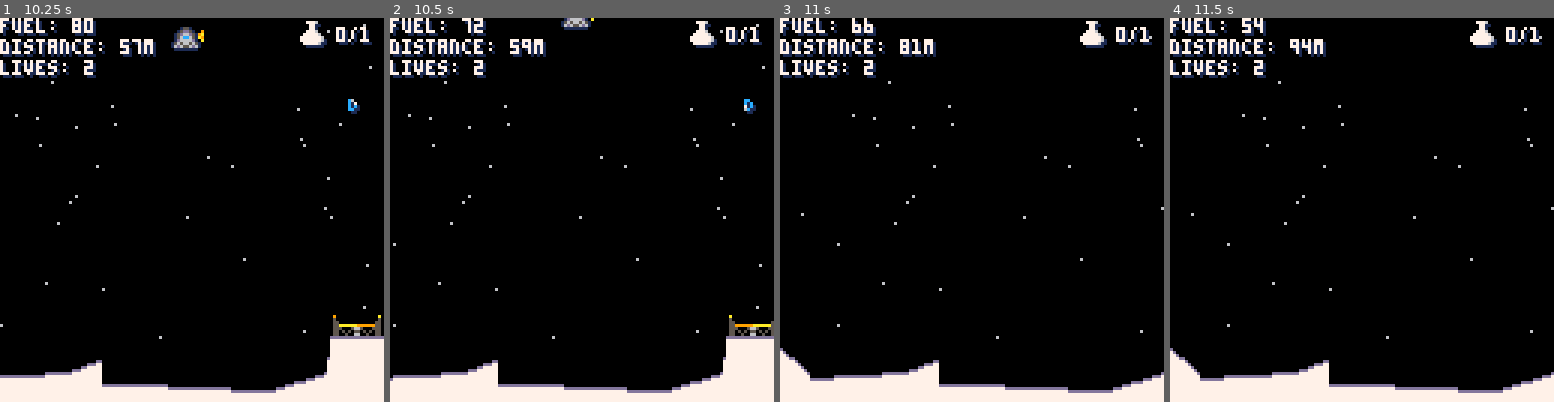
Above: before the commit, frames 1-4 (left to right).
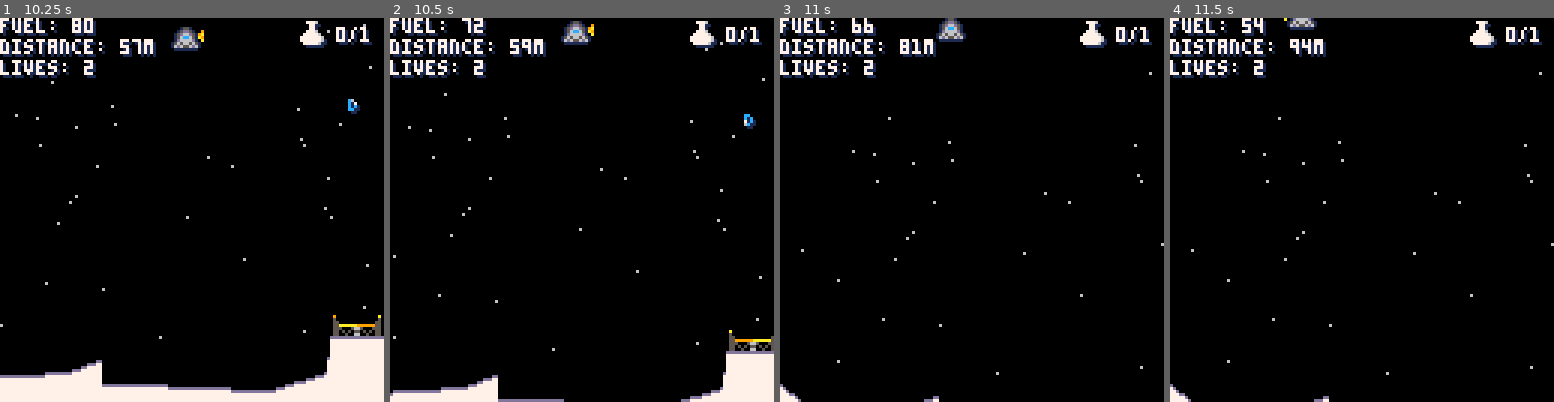
Above: after the commit, the same moments.

Repository: lewsid/moon-missions
Game: PICO-8 cartridge munlander.p8
Same seed, same stepped clock (60 frames per second), same inputs: the game is played once before the commit and once after it.
Inputs:
- Up to frame 1 (10.25 s): tap X (X key) at 0.33, 1.07, 1.85, 2.97, 4.08, 5.2, 6.32, 7.43, 8.55, 9.67 s; hold Right 1.6-2.1 s; hold Up 2.15-2.42 s; hold Right 2.47-3.03 s; hold Left 3.08-3.58 s; hold Right 4.02-4.68 s; hold Up 4.73-5.03 s; hold Left 5.08-5.68 s; hold Right 6.08-6.58 s; hold Right 6.63-7.13 s; hold Up 7.18-7.45 s; hold Right 7.5-8.07 s; hold Left 8.12-8.62 s; hold Right 9.05-9.72 s; hold Up 9.77-10.07 s; hold Left from 10.12 s (still down)
- Up to frame 2 (10.5 s): keep holding Left
- Up to frame 3 (11 s): release Left at 10.72 s; tap X (X key) at 10.78 s
- Up to frame 4 (11.5 s): hold Right from 11.12 s (still down)

Frame 1 is identical in both runs. In frame 2, 5.7% of the frame differs, in the area x 0-100%, y 0-100%; in frame 3, 6.6%; in frame 4, 6.4%.

Commit message:
title screen refinements

Diff:
--- a/munlander.p8
+++ b/munlander.p8
@@ -1,10 +1,10 @@
 pico-8 cartridge // http://www.pico-8.com
 version 29
 __lua__
--- mun lander alpha.0.89
+-- mun lander alpha.0.90
 -- by lewsidboi/smolboigames, 2020
 
-version="a.0.89"
+version="a.0.90"
 
 --game parameters
 config={}
@@ -13,14 +13,22 @@
 levels={}
 death_points={}
 ground_lines={}
-cam={x=0}
+cam={x=0,y=0}
 stars={}
 pad={}
-pickup={height=5,width=4,sprite=35,frames=8,frame=1}
+pickup={height=5,width=4,sprite=35,
+	frames=8,frame=1}
 pickups={}
-intro={moon_y=100}
+intro={moon_sprite=64,moon_y=100,
+	moon_width=16,moon_height=9,
+	logo_sprite=192,logo_width=9,
+	logo_height=3,logo_shown=0,
+	logo_flash=10}
+logo={}
 flag={sprite=2,drop_sprite=7}
-banner={intro=12,subhead=1,start,score=12,good=11,bad=8,left=0,right=128}
+banner={intro=12,subhead=1,start,
+	score=12,good=11,bad=8,left=0,
+	flash=10,right=128}
 
 function _init()
  init_config()
@@ -310,7 +318,7 @@
 function init_level(preserve)
 	reset_timer()
 	config.game_state="levelintro"
-	cam={x=0}
+	cam={x=0,y=0}
 	init_ship(config.start_x,config.start_y,0,.2)
 	init_pad()
 	config.collected=0
@@ -458,6 +466,10 @@
 		--update camera position
 		cam.x=-config.start_x+ship.x
 		ship.on_screen=true
+
+		if(ship.y<0) then
+			cam.y=ship.y
+		end
 	else
 		ship.on_screen=false
 	end
@@ -501,7 +513,7 @@
 	if(ship.x>=pad.x and
 		ship.x<=pad.x+pad.width
 		and flr(ship.y)>=pad.y+4)
-		then
+	then
 		return true
 	end
 	return false
@@ -526,7 +538,7 @@
 	foreach(stars, draw_star)
 
 	if(config.game_state!="gameintro") then
-	 draw_ship()
+		draw_ship()
 		draw_pad()
 		draw_ground()
 		draw_pickups()
@@ -557,20 +569,27 @@
 
 --draw game intro
 function draw_game_intro()
-	spr(64,0,intro.moon_y,16,9)
+	spr(intro.moon_sprite,0,intro.moon_y,
+		intro.moon_width,intro.moon_height)
 
  	--animate moon
 	if(intro.moon_y>70) then
  		intro.moon_y-=1
-	else
-		draw_banner(banner.intro,
-			"mun lander",43,-30,true)
-		draw_banner(banner.subhead,
-			"by smolboi games",32,-20,true)
+ 	else
+ 		--draw logo and info text
+ 		line(0,24,31,24,12)
+ 		line(95,24,128,24,12)
+ 		spr(intro.logo_sprite,28,8,
+ 			intro.logo_width,intro.logo_height)
+		draw_banner(banner.start,
+			"by smolboi games",33,-18,true)
 		draw_banner(banner.subhead,
 			"ver "..version.." 2020",33,64,true)
-		draw_banner(banner.start,
-			"press ❎ to start",31,-5,true)
+
+		if(upkeep.seconds%2<1) then
+			print("[press ❎ to start]",28,54,1)
+ 			print("[press ❎ to start]",27,53,10)
+		end
 	end
 end
 
@@ -578,21 +597,21 @@
 function draw_interface()
 	--status
 	print("fuel: "..ship.fuel,
-		cam.x+1,1,1)
+		cam.x+1,cam.y+1,1)
 	print("fuel: "..ship.fuel,
-		cam.x,0,7)
+		cam.x,cam.y,7)
 	print("distance: "..ceil(pad.x-ship.x+4).."m",
-		cam.x+1,8,1)
+		cam.x+1,cam.y+8,1)
 	print("distance: "..ceil(pad.x-ship.x+4).."m",
-		cam.x,7,7)
+		cam.x,cam.y+7,7)
 	print("lives: "..config.lives,
-		cam.x+1,15,1)
+		cam.x+1,cam.y+15,1)
 	print("lives: "..config.lives,
-		cam.x,14,7)
+		cam.x,cam.y+14,7)
 	print(config.collected.."/"..
-	 #pickups,cam.x+113,4,1)
+		#pickups,cam.x+113,cam.y+4,1)
 	print(config.collected.."/"..
-	 #pickups,cam.x+112,3,7)
+		#pickups,cam.x+112,cam.y+3,7)
 
 	--data icon (fill-up)
 	step=0
@@ -604,8 +623,8 @@
 		step=1
 	end
 
-	spr(48,cam.x+101,2)
-	spr(49+step,cam.x+100,1)
+	spr(48,cam.x+101,cam.y+2)
+	spr(49+step,cam.x+100,cam.y+1)
 end
 
 --draw end level state
@@ -615,7 +634,7 @@
 
 		draw_banner(banner.good,
 			"mission accomplished",23,-30,true)
-  draw_banner(banner.subhead,
+		draw_banner(banner.subhead,
 			"distance: "..pad.x-config.start_x.."m ("..((pad.x-config.start_x)*10)..")",
 			26,-19,true)
 		draw_banner(banner.subhead,
@@ -639,7 +658,7 @@
 end
 
 function draw_game_over()
- draw_banner(banner.bad,
+	draw_banner(banner.bad,
 		"game over",45,-10,true)
 	draw_banner(banner.subhead,
 		"final score: "..config.score,30,1,true)
@@ -659,7 +678,7 @@
 	end
 
 	--chase the damn thing
-	camera(cam.x)
+	camera(cam.x,cam.y)
 
 	--ship
 	spr(ship.drop_sprite,ship.x,ship.y+1)
@@ -767,9 +786,11 @@
 end
 
 --animate banner message
-function draw_banner(color,
-	message,offset_x,offset_y,
-	dropshadow)
+function draw_banner(color,message,offset_x,offset_y,dropshadow,text_color)
+	if(text_color==nil) then
+		text_color=7 --default to white
+	end
+
 	if(offset_y==nil) offset_y=0
 
 	if(banner.left<128) then
@@ -788,7 +809,7 @@
 	if(banner.left>=128) then
 		if(dropshadow) print(message,cam.x+offset_x+1,54+offset_y,1)
  		print(message,cam.x+offset_x,
- 			53+offset_y,7)
+ 			53+offset_y,text_color)
 	end
 end
 -->8
Not shown, changed: 23 lines of the sprite sheet (__gfx__) section of munlander.p8
Not shown, removed: TODO.md
